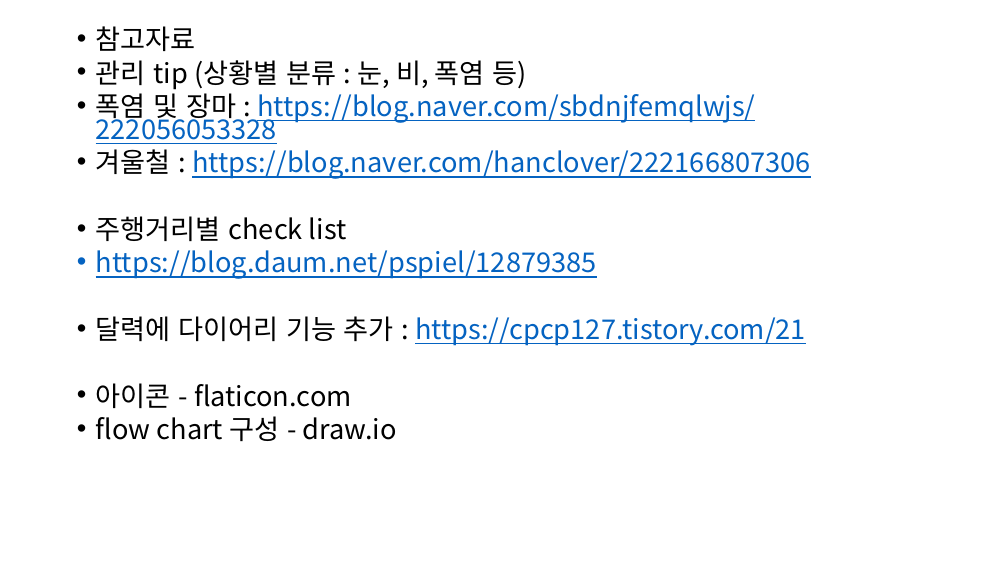
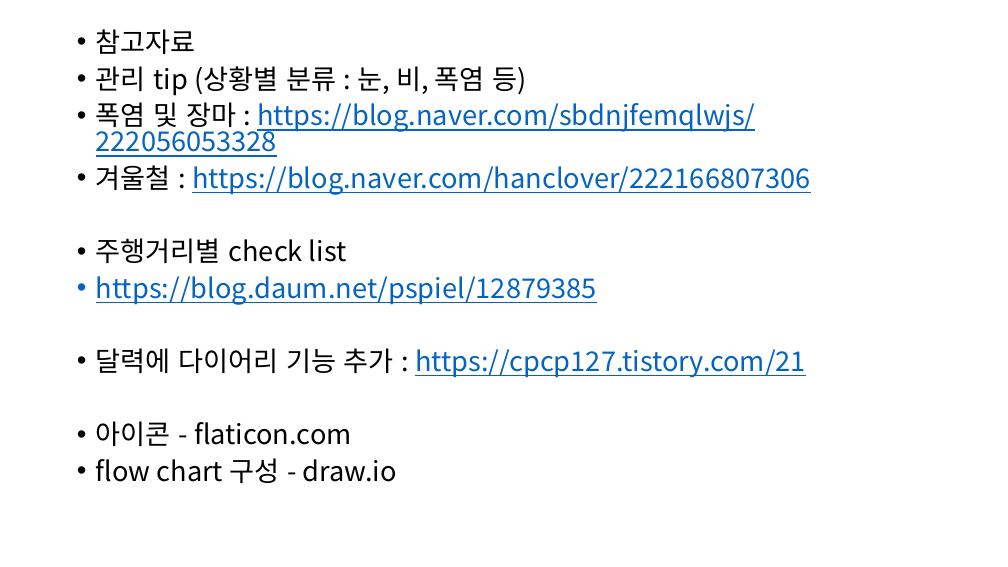
Before and after one commit to ChaeSung-Lee/DJ_InternShip, a slide deck: slide 11 of 2021_Summer/jp.hong/Project_BnC_jph.pptx. Drawn at 1008x567 pixels with LibreOffice and Linux fonts; fonts in the diff are those of the drawing. Boxes give left, top, right and bottom in pixels: in the first picture for what was removed or moved away, otherwise in the second. Text is boxed around its words. In the diff, an @@ line names an element or a change of style, - is before the commit and + after.

```diff
--- a/2021_Summer/jp.hong/Project_BnC_jph.pptx
+++ b/2021_Summer/jp.hong/Project_BnC_jph.pptx
@@ text "참고자료" at (x1=96, y1=29, x2=811, y2=483): line spacing 0.7 to 0.8 @@
```
Also in this commit, not shown: 11 other slides changed, 3 slides added, 1 slide removed.
